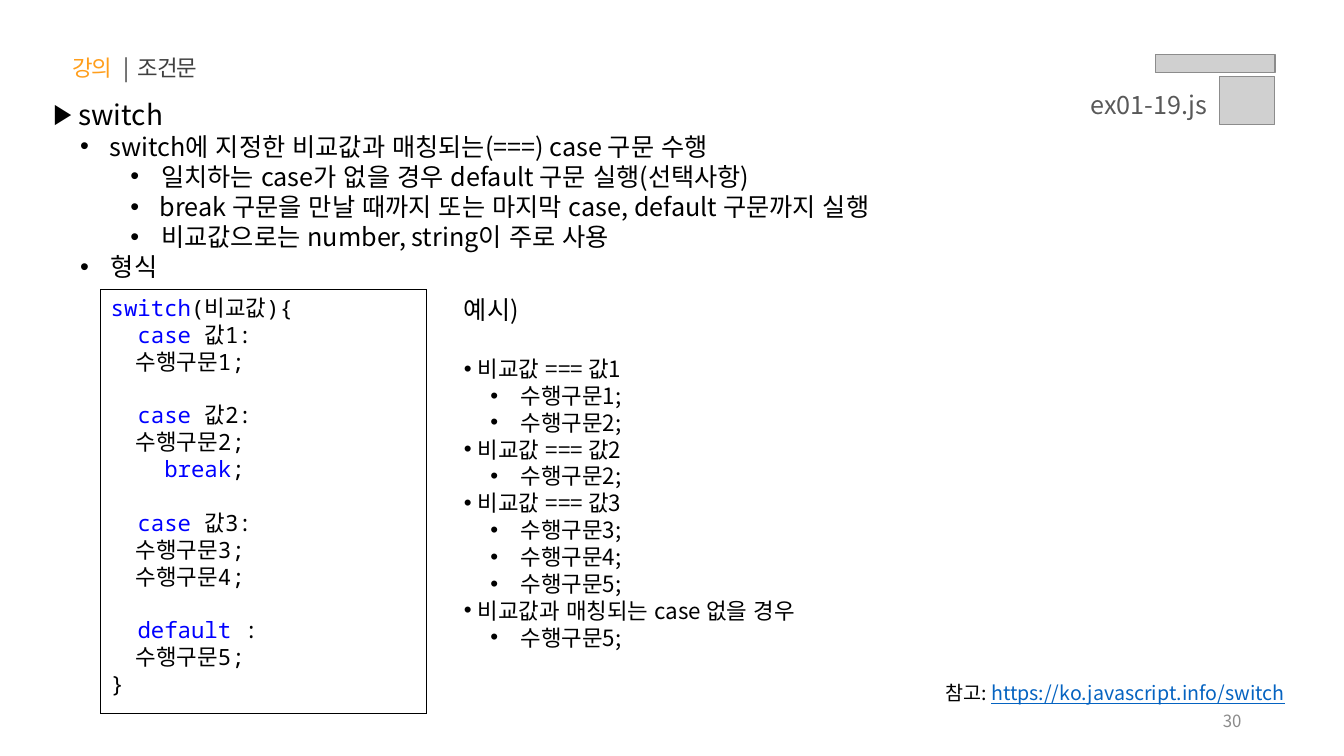
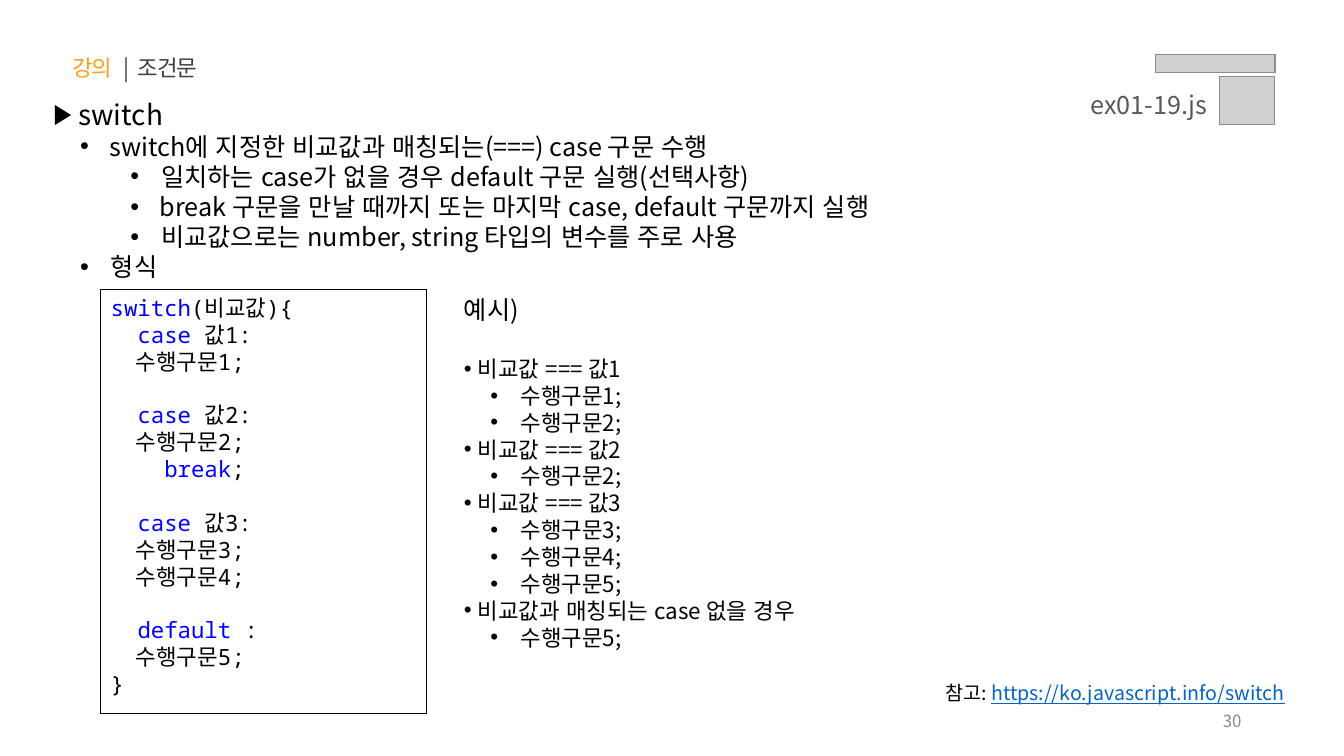
Before and after one commit to yebin-jeong/learn-js, a slide deck: slide 30 of PPT/01.자바스크립트 - 기초 문법.pptx. Drawn at 1344x756 pixels with LibreOffice and Linux fonts; fonts in the diff are those of the drawing; grey boxes stand for pictures. Boxes give left, top, right and bottom in pixels: in the first picture for what was removed or moved away, otherwise in the second. Text is boxed around its words. In the diff, an @@ line names an element or a change of style, - is before the commit and + after.

```diff
--- a/PPT/01.자바스크립트 - 기초 문법.pptx
+++ b/PPT/01.자바스크립트 - 기초 문법.pptx
@@ text at [161, 220, 737, 252]: text changed @@
-    • 비교값으로는 number, string이 주로 사용
+    • 비교값으로는 number, string 타입의 변수를 주로 사용
```
